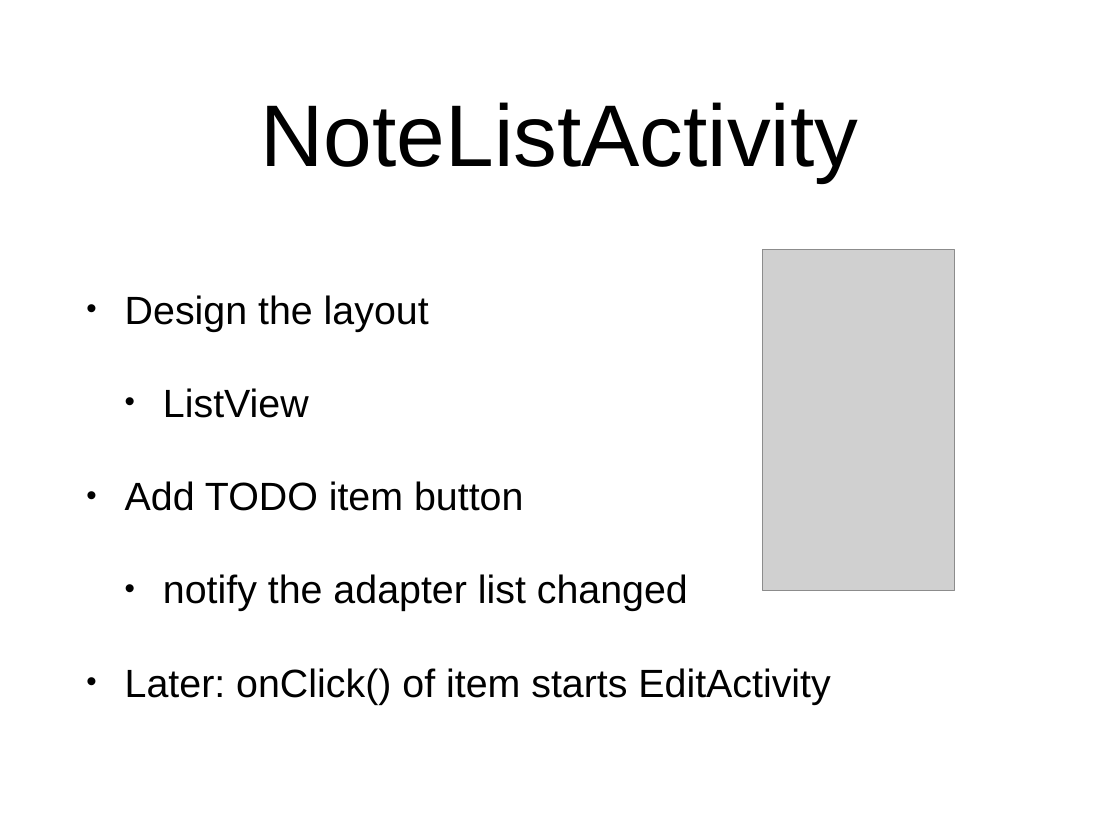
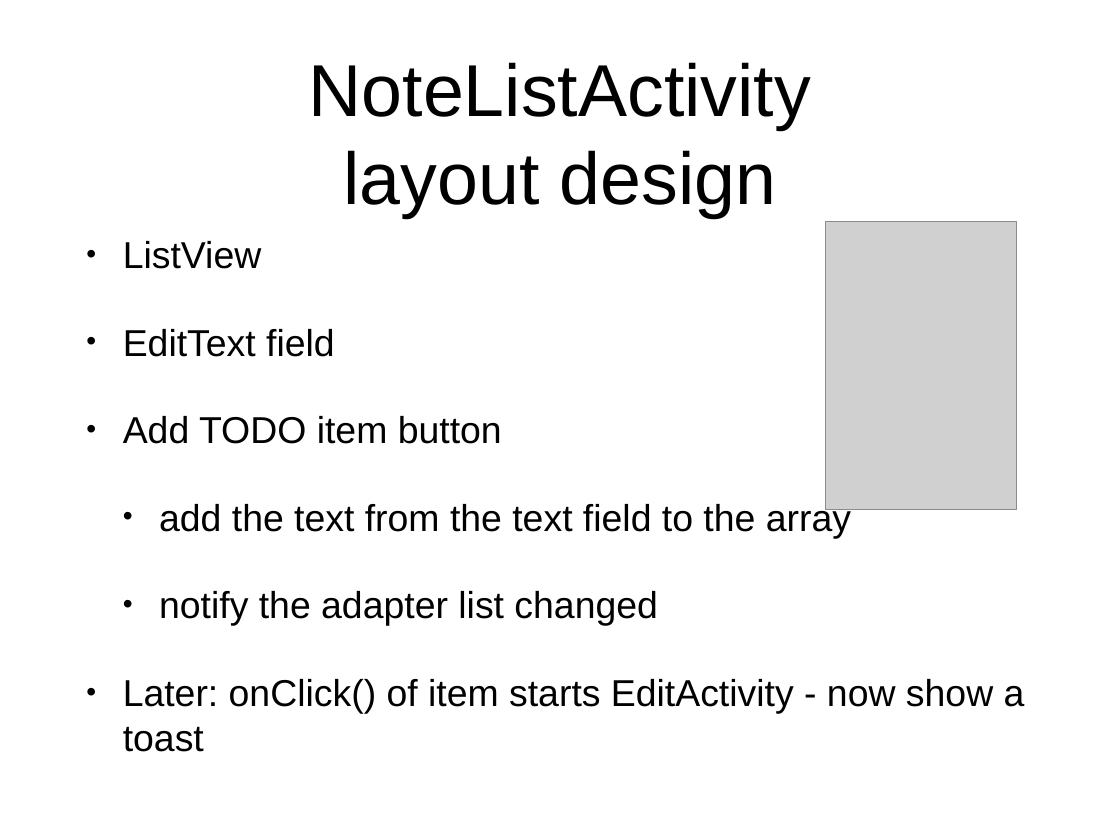
Before and after one commit to SerjSmor/AndroidSweatshop, a slide deck: slide 22 of Slides/Sweatshop 2/Workshop 2.pptx (slide 20 before the commit). Drawn at 1120x840 pixels with LibreOffice and Linux fonts; fonts in the diff are those of the drawing; grey boxes stand for pictures; background and template pictures are left out. Boxes give left, top, right and bottom in pixels: in the first picture for what was removed or moved away, otherwise in the second. Text is boxed around its words. In the diff, an @@ line names an element or a change of style, - is before the commit and + after.

Commit message:
Updated the slides

```diff
--- a/Slides/Sweatshop 2/Workshop 2.pptx
+++ b/Slides/Sweatshop 2/Workshop 2.pptx
@@ title at [309, 62, 811, 130]: size 80 to 67.2 pt in "NoteListActivity" @@
@@ title at [343, 150, 777, 218]: paragraph added @@
+layout design
@@ picture added at [826, 221, 1017, 509] @@
@@ text at [123, 241, 658, 626]: size 36 to 34.2 pt in "ListView", "Add TODO item button", "notify the adapter list changed"; list level 2 to 1 in "ListView"; indent changed; less space between paragraphs @@
@@ picture removed at [762, 249, 955, 591] @@
@@ text at [125, 295, 429, 332]: paragraph removed @@
-• Design the layout
@@ text at [123, 329, 335, 357]: paragraph added @@
+• EditText field
@@ text at [159, 501, 851, 538]: paragraph added @@
+  • add the text from the text field to the array
@@ text at [123, 679, 1025, 752]: text changed; size 36 to 34.2 pt @@
-• Later: onClick() of item starts EditActivity
+• Later: onClick() of item starts EditActivity - now show a toast
```
Also in this commit, not shown: 9 slides added, 3 slides removed, 35 other files.
